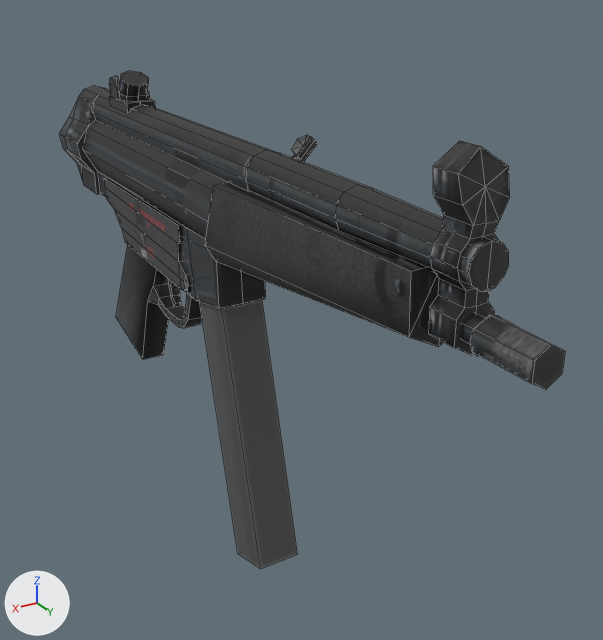
A saved change to the FBX model media/models_x/weapons/Firearms/MP510.fbx.
Both versions are drawn from a 50 mm lens placed at (0.00117, 0.00359, 0.00101), pointed at (-0.00024, 0.00124, -0.00017). The axes (+X, +Y, +Z) are drawn at lower left. The lights are the same throughout. Mesh edges are drawn as thin lines. Where no turn or scale is listed for an object, it has been applied to the vertices.

The older version as bpy lines, for what is in view:
```python
me_mp5a1_plane_012 = bpy.data.meshes.new('MP5A1_Plane.012')
me_mp5a1_plane_012.from_pydata(...)  # 558 vertices, 461 faces; spans x -0.00019..0.00015, y -0.00034..0.00258, z -0.00102..0.00067
me_mp5a1_plane_012.materials.append(mat_mp5a1_combined_001)  # picture img_mp510_png
ob_mp5a1_004 = bpy.data.objects.new('MP5A1.004', me_mp5a1_plane_012)
ob_mp5a1_004.location = (0.0, 0.0, 0.0)
```
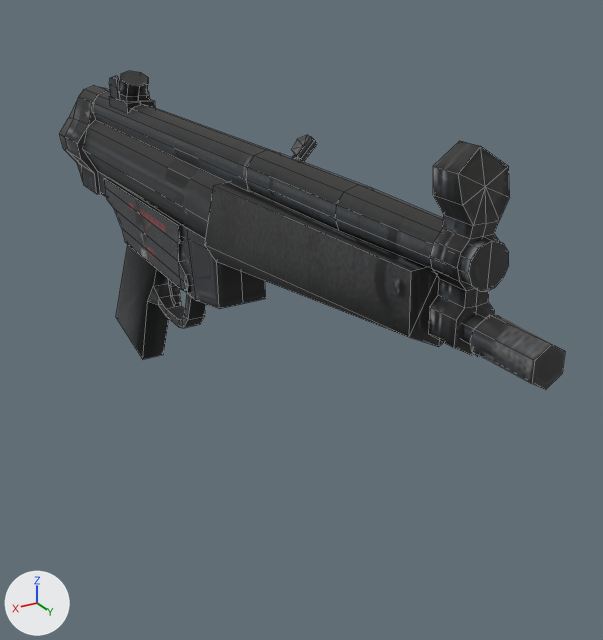
The newer file is also rescaled (x100.0) as a whole; pictures and numbers use the older file's frame.

Location of each change, [x1, y1, x2, y2] in pixels of the pictures (603 x 640 px):
'MP5A1.004', reshaped (36% shorter)
    before: [60, 71, 565, 569]
    after: [60, 71, 565, 389]
part 1 of me_mp5a1_plane_012, deleted
    before: [200, 299, 298, 569]

What the commit changed:
me_mp5a1_plane_012 has 558 vertices, 461 faces and spans x -0.00019..0.00015, y -0.00034..0.00258, z -0.00102..0.00067.
me_mp5a1_plane_012 is used by ob_mp5a1_004; location (0.0, 0.0, 0.0).
me_mp5a1_plane_012 part 1: the loose piece of 8 vertices spanning x -0.00008..0.00008, y 0.00107..0.00149, z -0.00102..-0.00005 is deleted.
